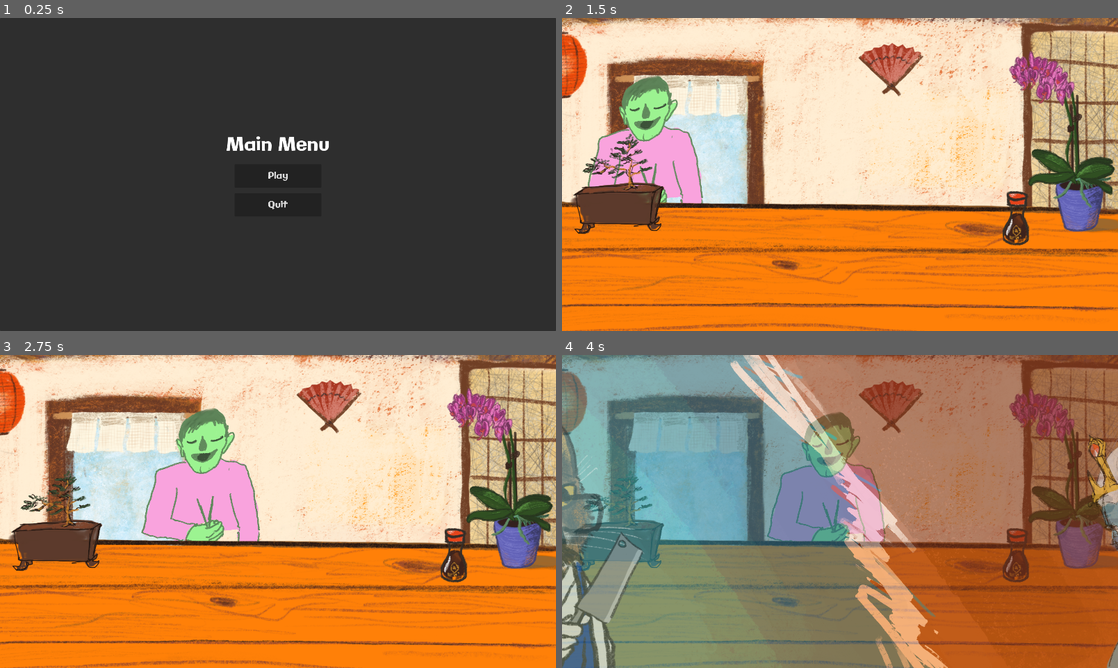
Above: before the commit, frames 1-4 (two rows, left to right).
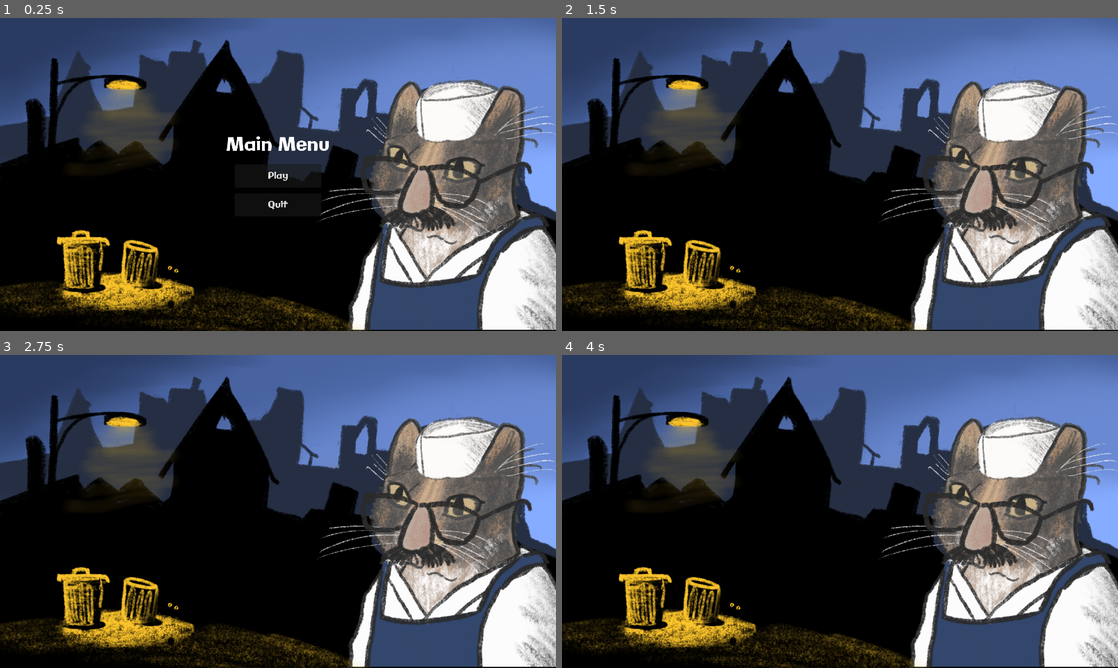
Above: after the commit, the same moments.

Repository: onadirli/secretsushi
Game: Godot game, scene res://scenes/menus/main_menu.tscn
Same seed, same stepped clock (60 frames per second), same inputs: the game is played once before the commit and once after it.
Inputs (mouse positions are in pixels of both pictures, inside the frame that each line leads up to):
- Up to frame 1 (0.25 s): no input
- Up to frame 2 (1.5 s): click "Play" at 0.5 s; tap Enter at 1.25 s; move the mouse to (962, 158) at 1.27 s; click (962, 158) at 1.42 s
- Up to frame 3 (2.75 s): tap Space (chop) at 1.52, 2.27 s; move the mouse to (166, 527) at 2.02 s; click (166, 527) at 2.17 s
- Up to frame 4 (4 s): move the mouse to (895, 442) at 2.77 s; click (895, 442) at 2.92 s; move the mouse to (812, 574) at 3.52 s; click (812, 574) at 3.67 s; tap Space (chop) at 3.77 s

The runs differ from the first frame. In frame 1, 84% of the frame differs, in the area x 0-100%, y 0-100%; in frame 2, 100%; in frame 3, 100%; in frame 4, 100%.

Commit message:
feat: menu sequence

Diff:
--- a/scenes/menus/main_menu.gd
+++ b/scenes/menus/main_menu.gd
@@ -1,15 +1,55 @@
 extends Control
 
+@onready var imgs = [
+	preload("res://assets/img/intro/catman_begins.png"),
+	preload("res://assets/img/intro/cat_glass_discovery.png"),
+	preload("res://assets/img/intro/catman_begins.png"),
+]
 @onready var customer_queue = preload("res://scenes/customer_queue.tscn") as PackedScene
 
+var timer: Timer
+var img_count = 0
 
 # Called when the node enters the scene tree for the first time.
 func _ready() -> void:
 	%PlayButton.pressed.connect(_play_pressed)
 	%QuitButton.pressed.connect(_quit_pressed)
 
+func _cycle_images():
+	img_count += 1
+
+	if img_count >= 3:
+		_load_game()
+		return
+
+	var texture = StyleBoxTexture.new()
+	var img = imgs[img_count]
+	texture.texture =  imgs[img_count]
+	$PanelContainer.remove_theme_stylebox_override("panel")
+	$PanelContainer.add_theme_stylebox_override("panel", texture)
+
 
 func _play_pressed() -> void:
+	# Make menu invisible
+	%Menu.visible = false
+
+	timer = Timer.new()
+	timer.wait_time = 5.0
+	timer.timeout.connect(_cycle_images)
+
+	add_child(timer)
+
+	timer.start()
+
+	var texture = StyleBoxTexture.new()
+	texture.texture =  imgs[img_count]
+
+	# Set image to panel container
+	$PanelContainer.add_theme_stylebox_override("panel", texture)
+
+	# Show each image for 5 seconds
+
+func _load_game():
 	get_tree().change_scene_to_packed(customer_queue)
 
 func _quit_pressed() -> void:
--- a/scenes/menus/main_menu.tscn
+++ b/scenes/menus/main_menu.tscn
@@ -1,6 +1,10 @@
-[gd_scene load_steps=2 format=3 uid="uid://j3mv7usfl0no"]
+[gd_scene load_steps=4 format=3 uid="uid://j3mv7usfl0no"]
 
 [ext_resource type="Script" path="res://scenes/menus/main_menu.gd" id="1_5dtga"]
+[ext_resource type="Texture2D" uid="uid://cdpbbfvih644w" path="res://assets/img/intro/catman_begins.png" id="2_0huqa"]
+
+[sub_resource type="StyleBoxTexture" id="StyleBoxTexture_gkjwv"]
+texture = ExtResource("2_0huqa")
 
 [node name="MainMenu" type="Control"]
 layout_mode = 3
@@ -18,6 +22,7 @@
 anchor_bottom = 1.0
 grow_horizontal = 2
 grow_vertical = 2
+theme_override_styles/panel = SubResource("StyleBoxTexture_gkjwv")
 
 [node name="MarginContainer" type="MarginContainer" parent="PanelContainer"]
 layout_mode = 2
@@ -26,18 +31,19 @@
 theme_override_constants/margin_right = 400
 theme_override_constants/margin_bottom = 300
 
-[node name="VBoxContainer" type="VBoxContainer" parent="PanelContainer/MarginContainer"]
+[node name="Menu" type="VBoxContainer" parent="PanelContainer/MarginContainer"]
+unique_name_in_owner = true
 layout_mode = 2
 theme_override_constants/separation = 20
 alignment = 1
 
-[node name="Label" type="Label" parent="PanelContainer/MarginContainer/VBoxContainer"]
+[node name="Label" type="Label" parent="PanelContainer/MarginContainer/Menu"]
 layout_mode = 2
 theme_override_font_sizes/font_size = 64
 text = "Main Menu"
 horizontal_alignment = 1
 
-[node name="PlayButton" type="Button" parent="PanelContainer/MarginContainer/VBoxContainer"]
+[node name="PlayButton" type="Button" parent="PanelContainer/MarginContainer/Menu"]
 unique_name_in_owner = true
 custom_minimum_size = Vector2(300, 80)
 layout_mode = 2
@@ -45,7 +51,7 @@
 theme_override_font_sizes/font_size = 32
 text = "Play"
 
-[node name="QuitButton" type="Button" parent="PanelContainer/MarginContainer/VBoxContainer"]
+[node name="QuitButton" type="Button" parent="PanelContainer/MarginContainer/Menu"]
 unique_name_in_owner = true
 custom_minimum_size = Vector2(300, 80)
 layout_mode = 2
Binary file added: assets/img/intro/cat_glass_discovery.png
Not shown, added: assets/img/intro/cat_glass_discovery.png.import
Binary file added: assets/img/intro/catman_begins.png
Not shown, added: assets/img/intro/catman_begins.png.import
